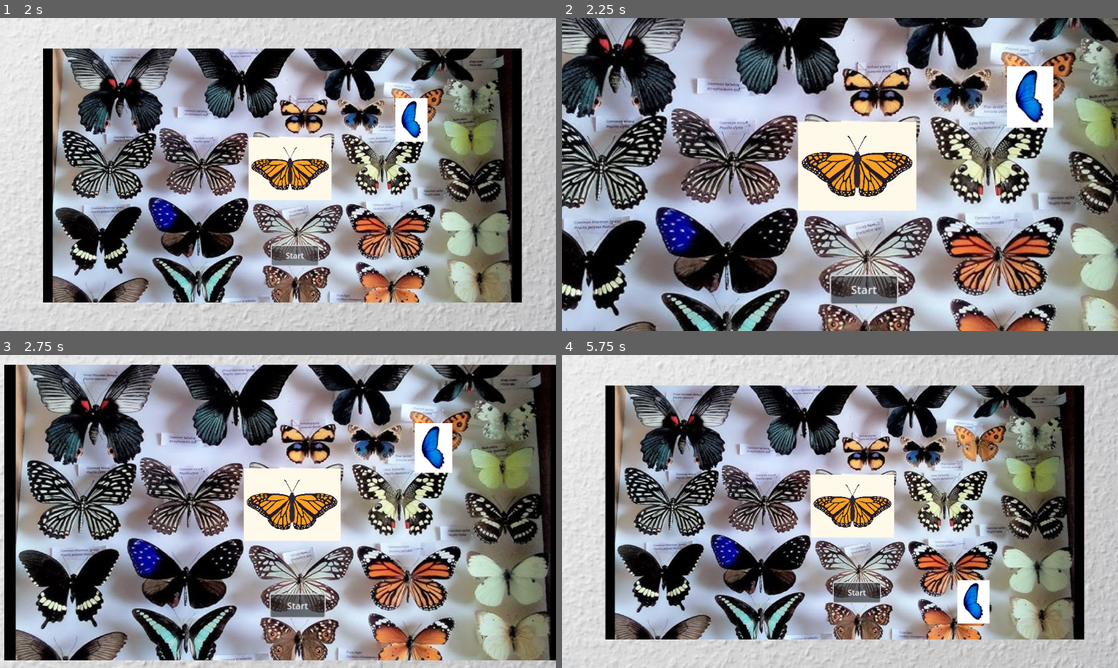
Above: before the commit, frames 1-4 (two rows, left to right).
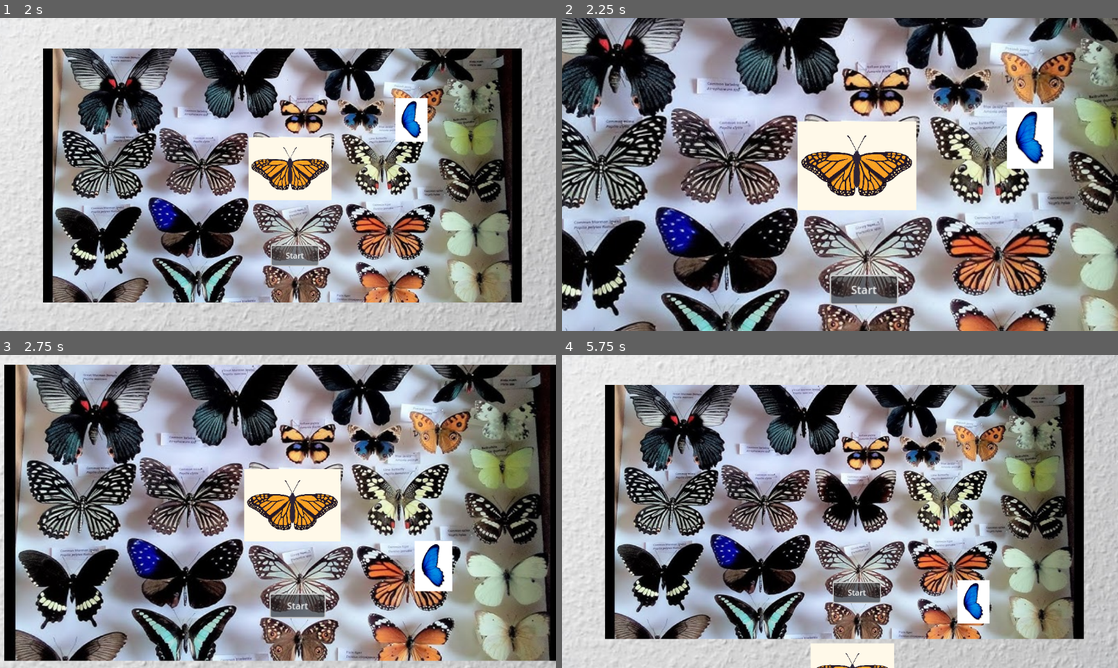
Above: after the commit, the same moments.

Repository: benitsch/Ludum-Dare-58
Game: Godot game, scene res://Scenes/title_screen.tscn
Two runs of this game, one before a commit and one after it. Both use one fixed random seed, a clock stepped at 60 frames per second and the inputs below.
Inputs (mouse positions are in pixels of both pictures, inside the frame that each line leads up to):
- Up to frame 1 (2 s): click "Start" at 0.5 s; click "Start" at 1.25 s
- Up to frame 2 (2.25 s): tap Enter (ui_accept) at 2 s; move the mouse to (962, 158) at 2.02 s; hold Right (move_right) from 2.03 s (still down); click (962, 158) at 2.17 s
- Up to frame 3 (2.75 s): keep holding Right (move_right); tap Enter (ui_accept) at 2.27 s
- Up to frame 4 (5.75 s): move the mouse to (728, 527) at 2.77 s; release Right (move_right) at 2.78 s; hold A (move_left) 2.78-3.53 s; tap Enter (ui_accept) at 3.02, 4.52, 5.27 s; move the mouse to (895, 442) at 3.52 s; hold Right (move_right) 3.53-5.03 s; move the mouse to (812, 574) at 4.27 s; click (812, 574) at 4.42 s; move the mouse to (1006, 558) at 5.02 s; hold A (move_left) from 5.03 s (still down)

Frame 1 is identical in both runs. In frame 2, 5.3% of the frame differs, in the area x 0-100%, y 0-100%; in frame 3, 7.4%; in frame 4, 13%, in the area x 7-94%, y 9-100%.

Commit message:
Main butterfly fall down and use Input instead of Key codes

Diff:
--- /dev/null
+++ b/Scenes/main_butterfly.gd
@@ -0,0 +1,5 @@
+extends Sprite2D
+
+func fallDown() -> void:
+	var tween = get_tree().create_tween()
+	tween.tween_property($".", "position:y", $".".position.y + 500, 1.0)
--- a/Scenes/title_screen.tscn
+++ b/Scenes/title_screen.tscn
@@ -10,6 +10,7 @@
 [ext_resource type="Script" uid="uid://cdieqvotu6bmh" path="res://addons/shaker/data/Single/BaseShakerType1D.gd" id="7_o1e67"]
 [ext_resource type="Script" uid="uid://ct8qs6ohbgkcp" path="res://addons/shaker/data/Vector2/ShakerPreset2D.gd" id="8_ycay6"]
 [ext_resource type="Script" uid="uid://b6a3og2e0da8c" path="res://addons/shaker/data/Vector2/ShakerTypeSquareWave2D.gd" id="10_8mikk"]
+[ext_resource type="Script" uid="uid://cu3w44hcpf7c7" path="res://Scenes/main_butterfly.gd" id="10_o1e67"]
 [ext_resource type="Script" uid="uid://bwvucpmlmk0jw" path="res://Scenes/butterfly_wing.gd" id="11_sqelc"]
 [ext_resource type="Texture2D" uid="uid://bvvir6mcgcmcj" path="res://Images/butterfly_wing.jpg" id="11_w5sh6"]
 
@@ -113,6 +114,7 @@
 position = Vector2(602.0004, 311.99997)
 scale = Vector2(0.1348958, 0.13489583)
 texture = ExtResource("3_4gxqj")
+script = ExtResource("10_o1e67")
 
 [node name="ShakerComponent2D" type="Node2D" parent="MainButterfly"]
 script = ExtResource("4_55kwv")
--- a/Scripts/title_screen.gd
+++ b/Scripts/title_screen.gd
@@ -7,14 +7,19 @@
 func _on_start_button_pressed() -> void:
 	$Camera2D/AnimationPlayer.play("ZoomOut")
 	userPressedStartButton = true
-	#get_tree().change_scene_to_file("res://Scenes/level1.tscn")
 	pass # Replace with function body.
 
 func _input(event: InputEvent) -> void:
 	if userPressedStartButton && event is InputEventKey:
-		if event.keycode == KEY_A || event.keycode == KEY_D:
+		if Input.is_action_just_pressed("move_left") || Input.is_action_just_pressed("move_right"):
 			currentShakes += 1
 			$MainButterfly/ShakerComponent2D.play_shake()
 			$ButterflyBoard/ShakerComponent2D.play_shake()
+			# TODO randomly choose multiple butterfly wings to fall down on different currentShakes value (until maxShakesAllowed is reached)
 			if currentShakes == 1:
+				# TODO animate glide down
 				$ButterflyWing.fallDown()
+			if currentShakes == 4:
+				$MainButterfly.fallDown()
+				# TODO start level1 scene when main butterfly is out of view
+				#get_tree().change_scene_to_file("res://Scenes/level1.tscn")
Not shown, added: Scenes/main_butterfly.gd.uid
Not shown: 1 places in Scenes/title_screen.tscn that only renumber resources
